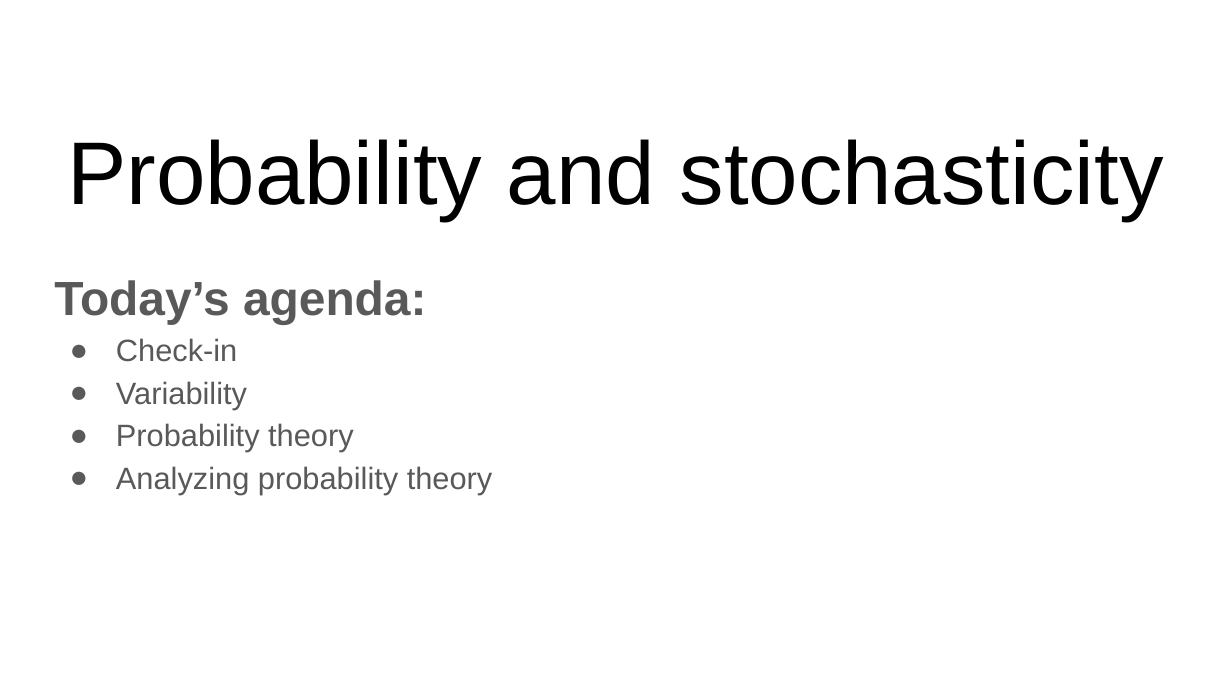
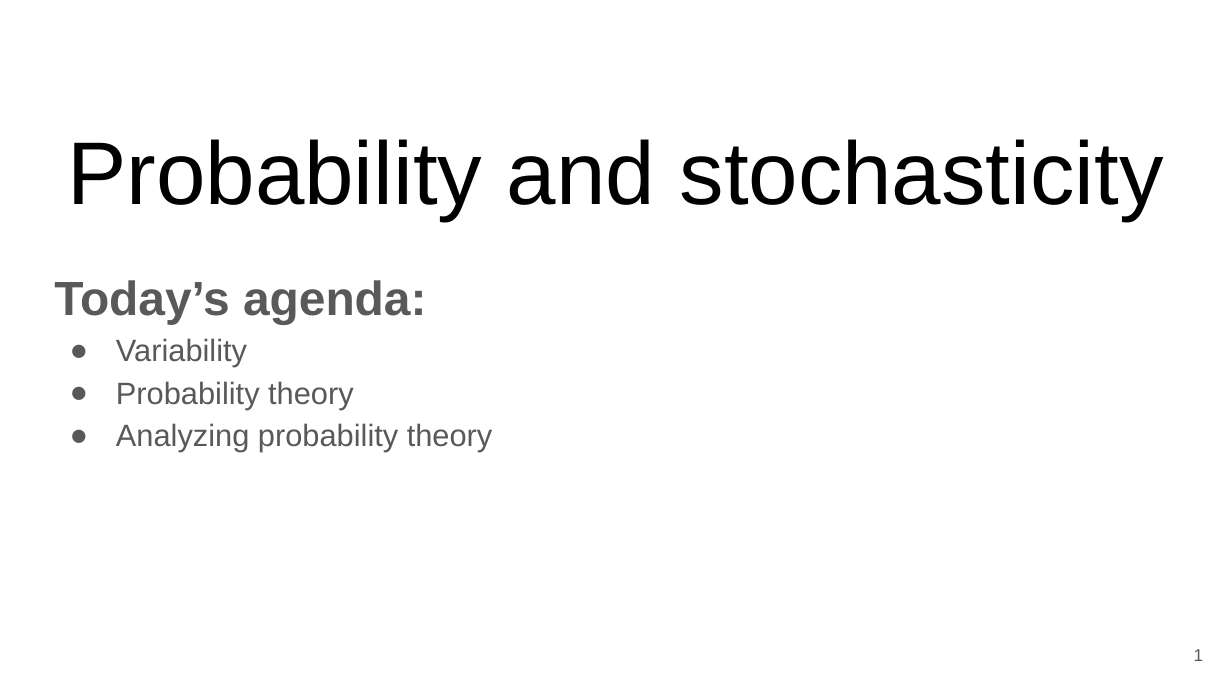
Before and after one commit to bmaitner/biometry_course, a slide deck: slide 1 of lectures/Lecture_11_probability.pptx. Drawn at 1232x693 pixels with LibreOffice and Linux fonts; fonts in the diff are those of the drawing. Boxes give left, top, right and bottom in pixels: in the first picture for what was removed or moved away, otherwise in the second. Text is boxed around its words. In the diff, an @@ line names an element or a change of style, - is before the commit and + after.

```diff
--- a/lectures/Lecture_11_probability.pptx
+++ b/lectures/Lecture_11_probability.pptx
@@ subtitle at bbox=[116, 338, 237, 362]: paragraph removed @@
-● Check-in
@@ page number added at bbox=[1194, 649, 1204, 661], 10 pt, text #595959 @@
+1
```
Also in this commit, not shown: 21 other slides changed, 6 slides added, 1 slide removed, 1 other file.
